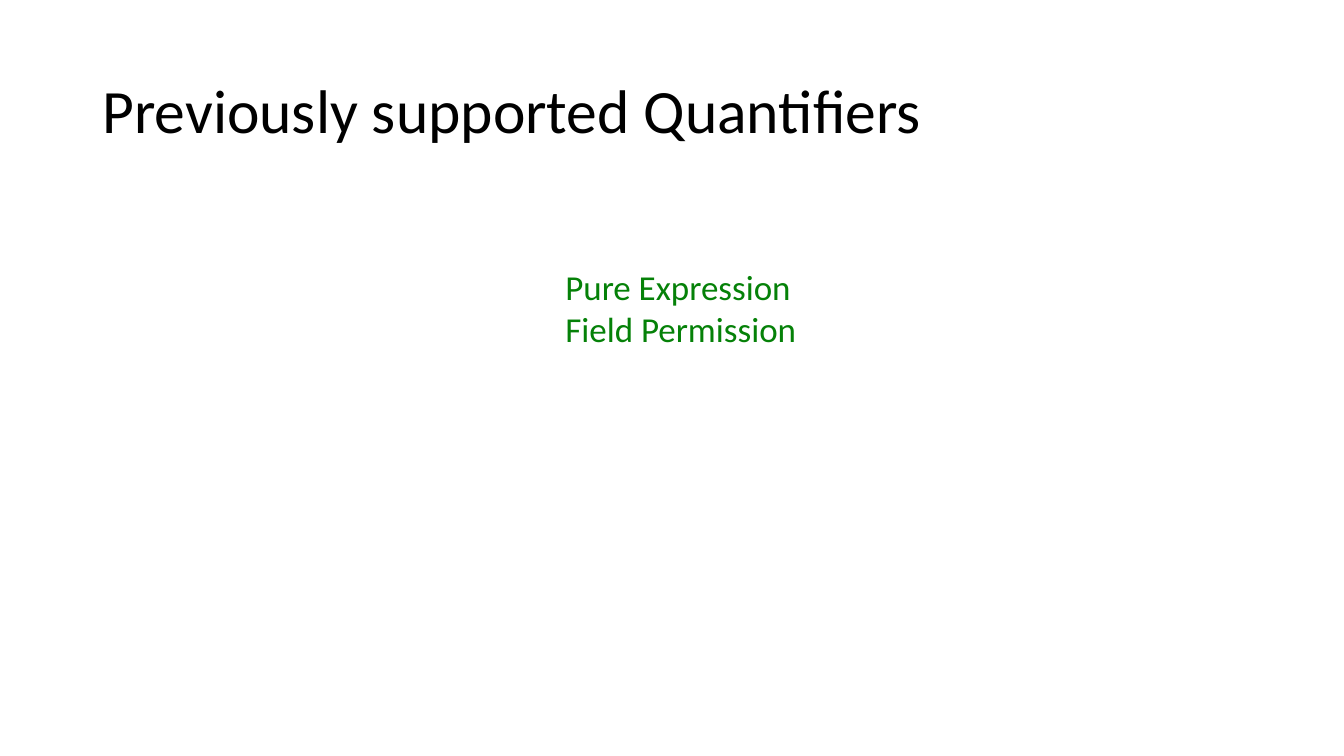
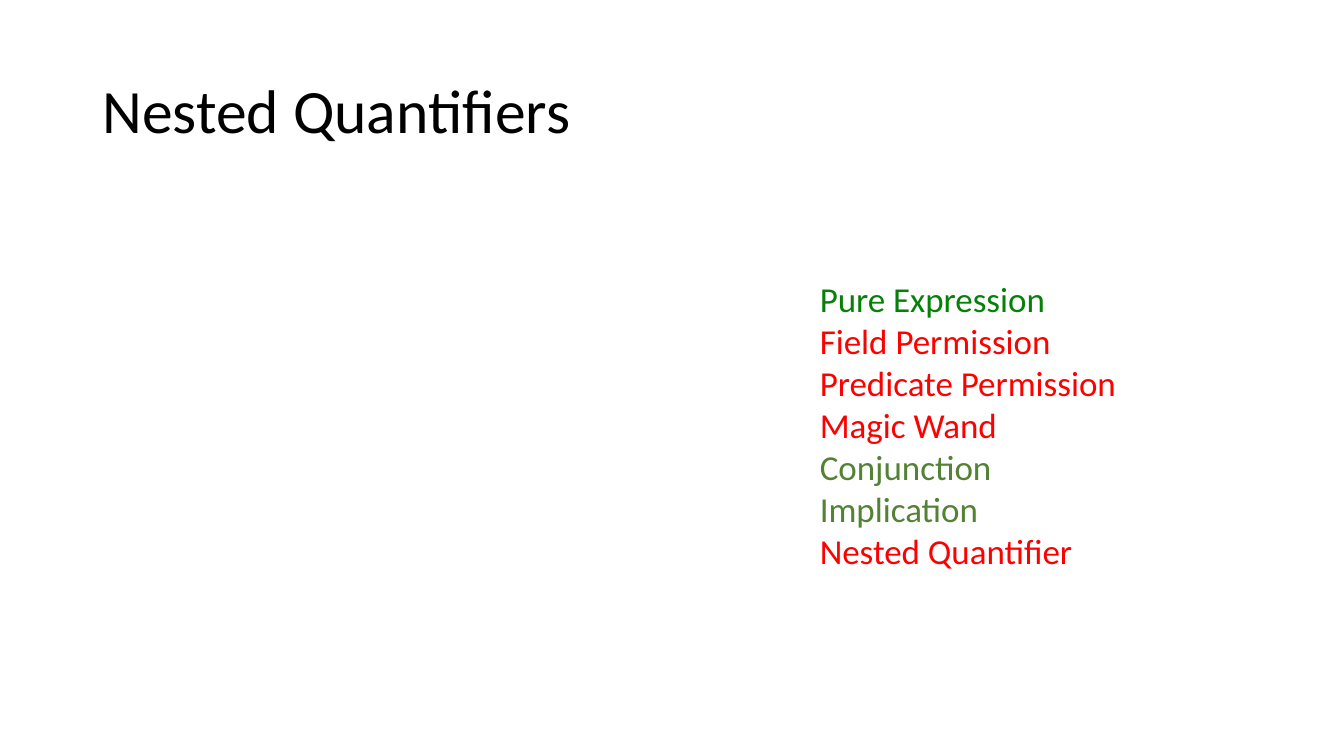
Before and after one commit to Aimenel/MT, a slide deck: slide 28 of presentations/Final Presentation/Final.pptx (slide 3 before the commit). Drawn at 1344x756 pixels with LibreOffice and Linux fonts; fonts in the diff are those of the drawing; grey boxes stand for pictures. Boxes give left, top, right and bottom in pixels: in the first picture for what was removed or moved away, otherwise in the second. Text is boxed around its words. In the diff, an @@ line names an element or a change of style, - is before the commit and + after.

```diff
--- a/presentations/Final Presentation/Final.pptx
+++ b/presentations/Final Presentation/Final.pptx
@@ title at [102, 90, 570, 141]: text changed @@
-Previously supported Quantifiers
+Nested Quantifiers
@@ text "Pure Expression": place and size @@
-text "Pure Expression" at [565, 276, 796, 343]
+text "Pure Expression" at [820, 288, 1116, 569]
@@ text at [820, 329, 1116, 528]: text colour #058108 to #FF0000 in "Field Permission"; text colour #FFFFFF to #FF0000 in "Predicate Permission", "Magic Wand"; text colour #FFFFFF to #548235 in "Conjunction", "Implication" @@
@@ text at [820, 539, 1072, 569]: paragraph added @@
+Nested Quantifier
```
Also in this commit, not shown: 8 other slides changed, 18 slides added, 5 slides removed, 3 other files.
